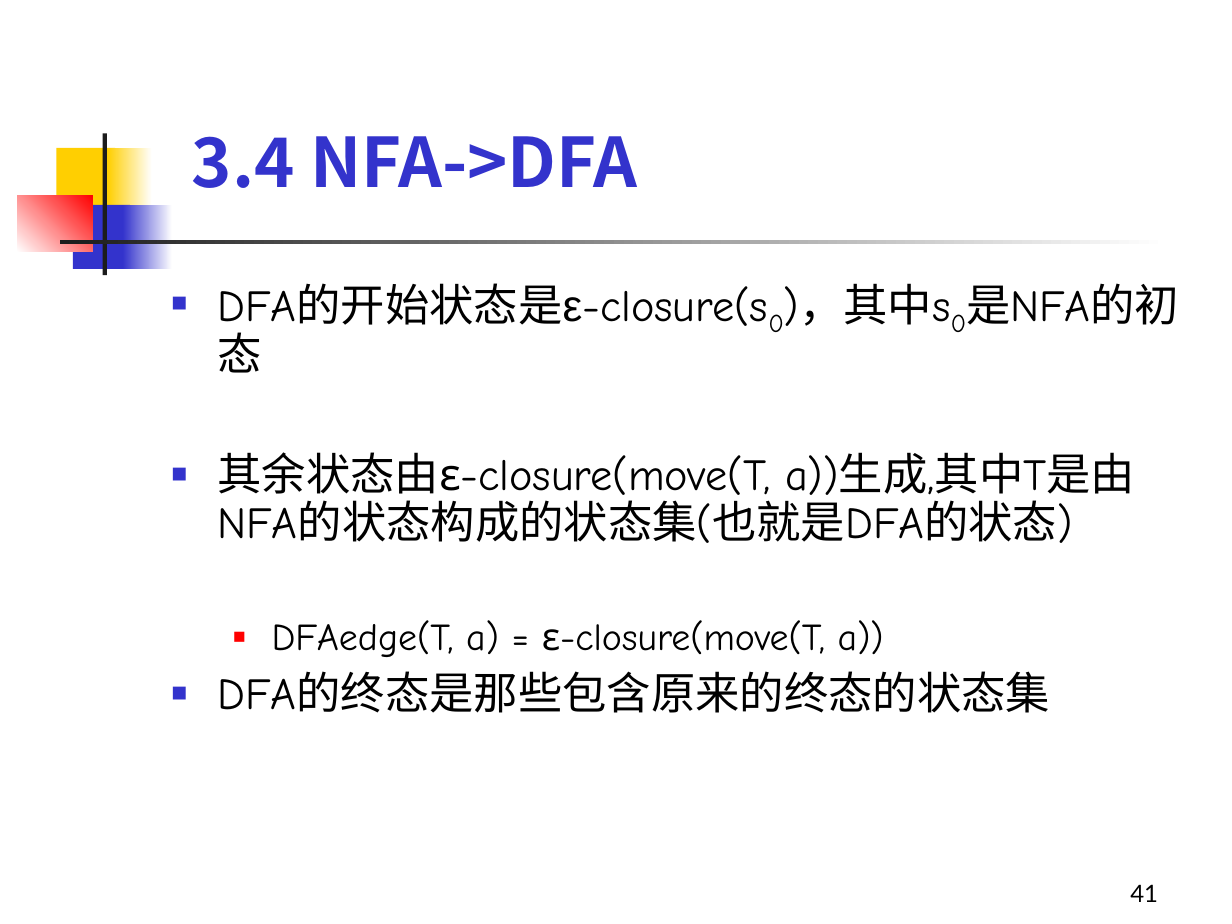
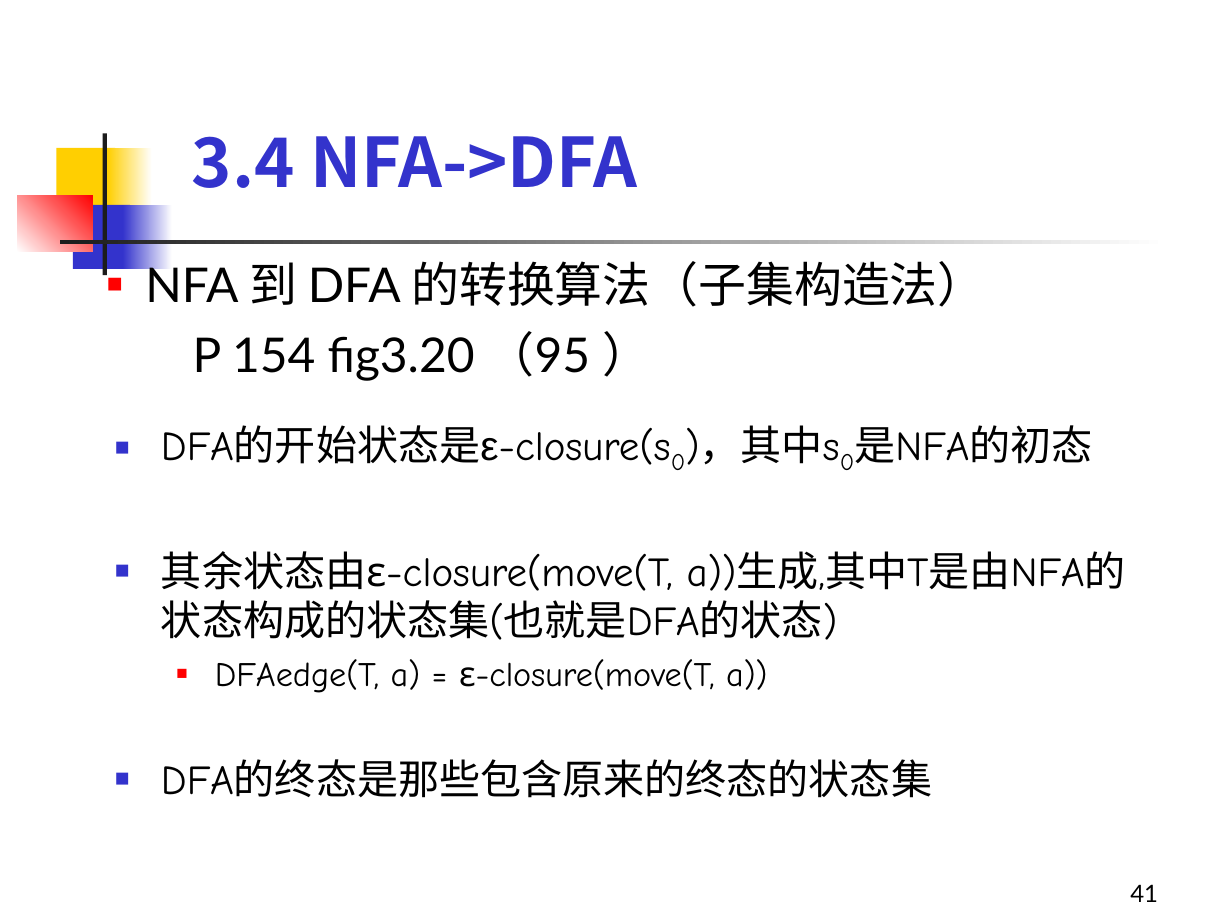
Before and after one commit to sonderlau/HzieeSurvivalGuide, a slide deck: slide 41 of Y1 Seminar II/编译原理/PPT/第3章 词法分析.ppt. Drawn at 1232x924 pixels with LibreOffice and Linux fonts; fonts in the diff are those of the drawing. Boxes give left, top, right and bottom in pixels: in the first picture for what was removed or moved away, otherwise in the second. Text is boxed around its words. In the diff, an @@ line names an element or a change of style, - is before the commit and + after.

```diff
--- a/Y1 Seminar II/编译原理/PPT/第3章 词法分析.ppt
+++ b/Y1 Seminar II/编译原理/PPT/第3章 词法分析.ppt
@@ text added at [145,260,985,381], 28 pt, text #000000 @@
+  ■ NFA 到 DFA 的转换算法（子集构造法）
+  P 154 fig3.20 （95 ）
@@ text "DFA的开始状态是ε-closure(s0)，其中s0是NFA的初态": place and size @@
-text "DFA的开始状态是ε-closure(s0)，其中s0是NFA的初态" at [218,283,1136,713]
+text "DFA的开始状态是ε-closure(s0)，其中s0是NFA的初态" at [161,425,1126,798]
@@ text "DFA的开始状态是ε-closure(s0)，其中s0是NFA的初态" at [161,425,1126,798]: size 25.9 to 24 pt in "DFA的开始状态是ε-closure(s0)，其中s0是NFA的初态", "其余状态由ε-closure(move(T, a))生成,其中T是由NFA的状态构成的状态集(也就是DFA的状态)", "DFA的终态是那些包含原来的终态的状态集"; size 22.2 to 20 pt in "DFAedge(T, a) = ε-closure(move(T, a))"; line spacing 0.9 to 1; less space between paragraphs @@
```
Also in this commit, not shown: 24 other slides changed, 3 slides added, 11 other files.
